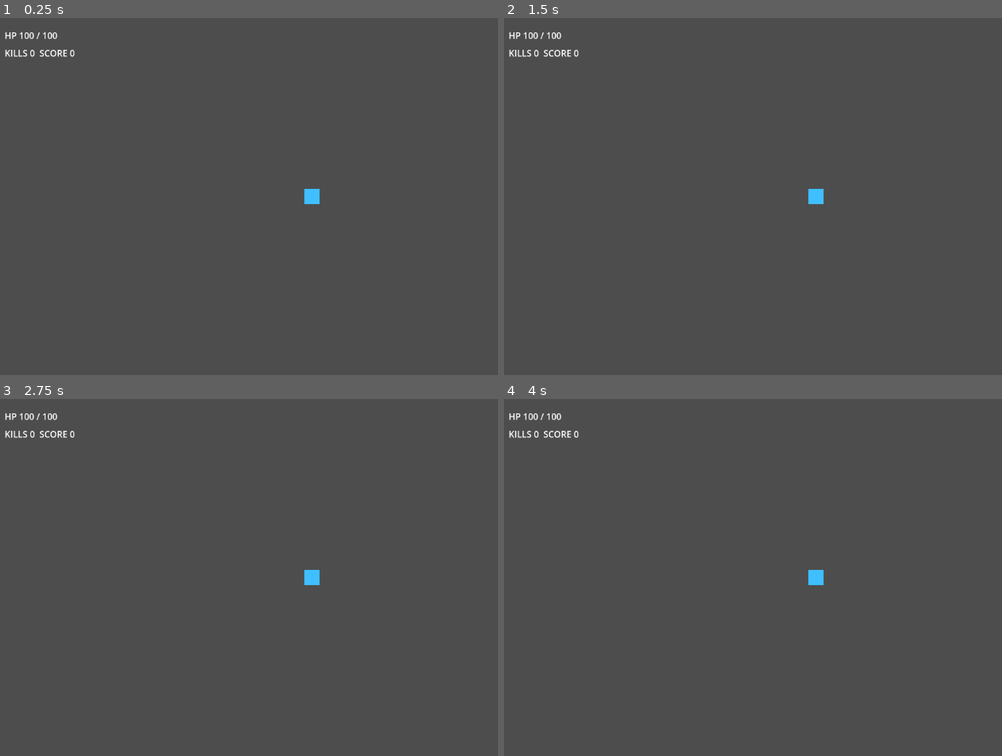
Above: before the commit, frames 1-4 (two rows, left to right).
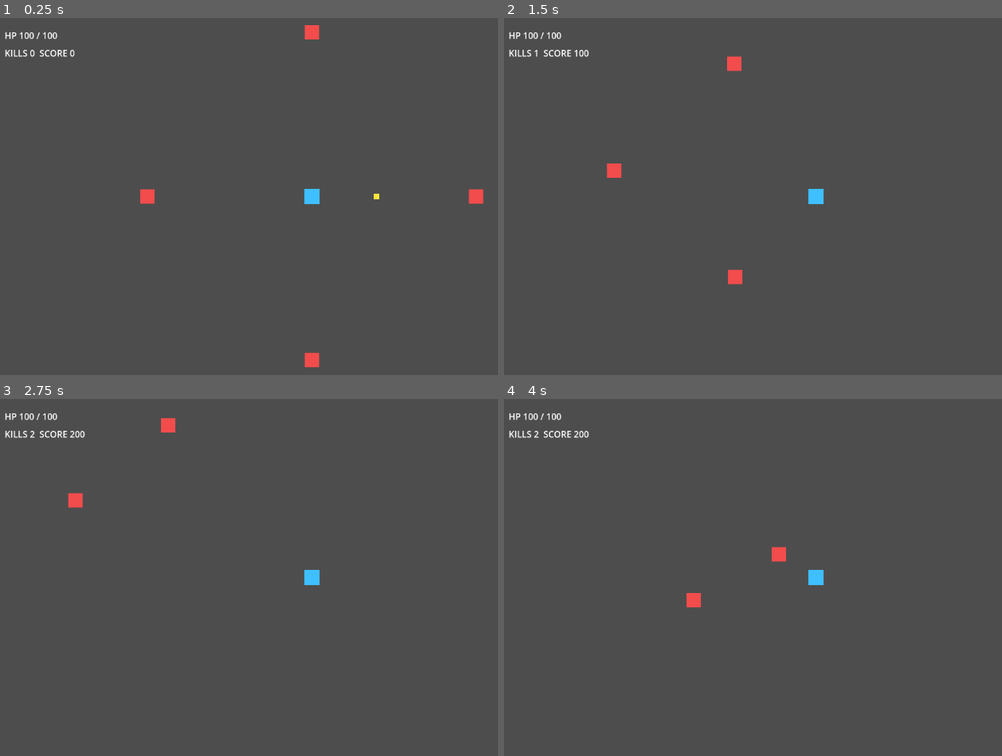
Above: after the commit, the same moments.

Repository: alsdmlals4-eng/ninja-survival-godot
Game: Godot game, scene res://scenes/main/main_scene.tscn
Two runs of this game, one before a commit and one after it. Both use one fixed random seed, a clock stepped at 60 frames per second and the inputs below. The project has no main scene, so this scene is started directly.
Inputs:
- Up to frame 1 (0.25 s): no input
- Up to frame 2 (1.5 s): tap Enter (ui_accept) at 0.5, 0.77 s; hold Right (ui_right) 0.53-1.28 s; hold Down (ui_down) from 1.28 s (still down)
- Up to frame 3 (2.75 s): tap Enter (ui_accept) at 1.52 s; release Down (ui_down) at 2.03 s; hold Right (ui_right) from 2.03 s (still down)
- Up to frame 4 (4 s): release Right (ui_right) at 2.78 s; hold Up (ui_up) 2.78-3.53 s; tap Enter (ui_accept) at 3.02, 3.77 s; hold Left (ui_left) from 3.53 s (still down)

The runs differ from the first frame. In frame 1, 0.5% of the frame differs, in the area x 28-98%, y 2-98%; in frame 2, 0.4%; in frame 3, 0.3%; in frame 4, 0.3%.

Commit message:
feat: compose playable MVP-0 combat scene

Diff:
--- a/scenes/main/main_scene.tscn
+++ b/scenes/main/main_scene.tscn
@@ -1,14 +1,29 @@
-[gd_scene load_steps=4 format=3]
+[gd_scene load_steps=6 format=3]
 
 [ext_resource type="Script" path="res://scripts/core/game_state.gd" id="1_state"]
 [ext_resource type="PackedScene" path="res://scenes/player/player.tscn" id="2_player"]
 [ext_resource type="PackedScene" path="res://scenes/ui/hud.tscn" id="3_hud"]
+[ext_resource type="Script" path="res://scripts/core/main_controller.gd" id="4_main"]
+[ext_resource type="PackedScene" path="res://scenes/enemies/enemy_basic.tscn" id="5_enemy"]
 
 [node name="Main" type="Node2D"]
+script = ExtResource("4_main")
 
 [node name="GameState" type="Node" parent="."]
 script = ExtResource("1_state")
 
 [node name="Player" parent="." instance=ExtResource("2_player")]
 
+[node name="EnemyEast" parent="." instance=ExtResource("5_enemy")]
+position = Vector2(320, 0)
+
+[node name="EnemyWest" parent="." instance=ExtResource("5_enemy")]
+position = Vector2(-320, 0)
+
+[node name="EnemySouth" parent="." instance=ExtResource("5_enemy")]
+position = Vector2(0, 320)
+
+[node name="EnemyNorth" parent="." instance=ExtResource("5_enemy")]
+position = Vector2(0, -320)
+
 [node name="HUD" parent="." instance=ExtResource("3_hud")]
